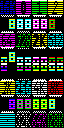
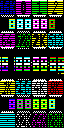
Two versions of the same layered image (64 × 128). Layer-by-layer changes:
painted on "foreground" over box(0, 52, 64, 74)
